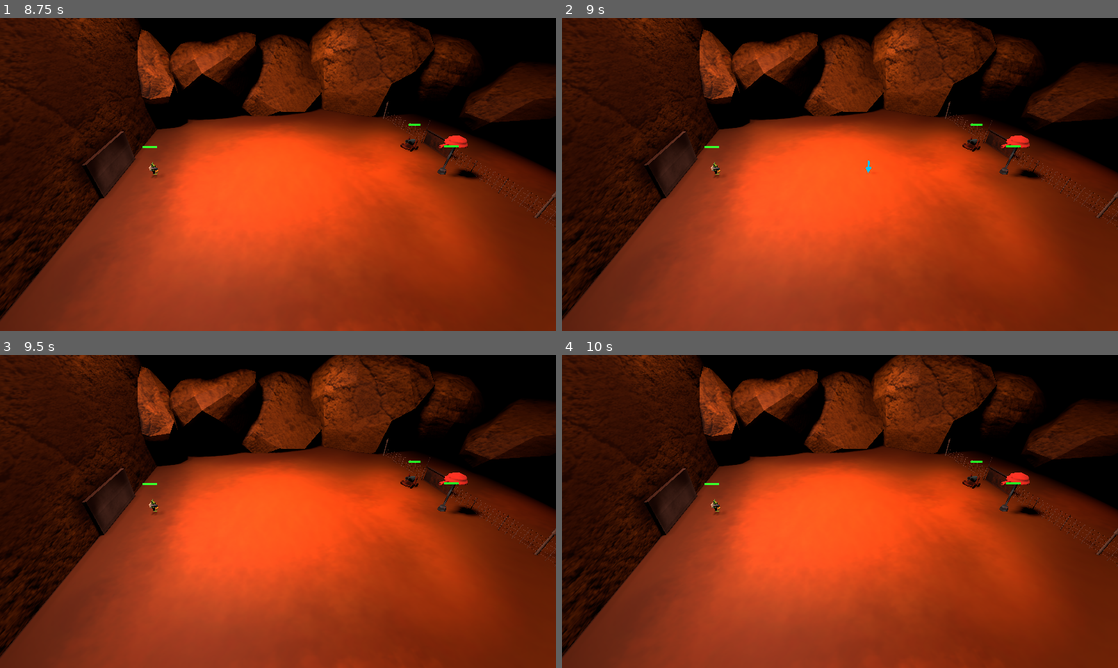
Above: before the commit, frames 1-4 (two rows, left to right).
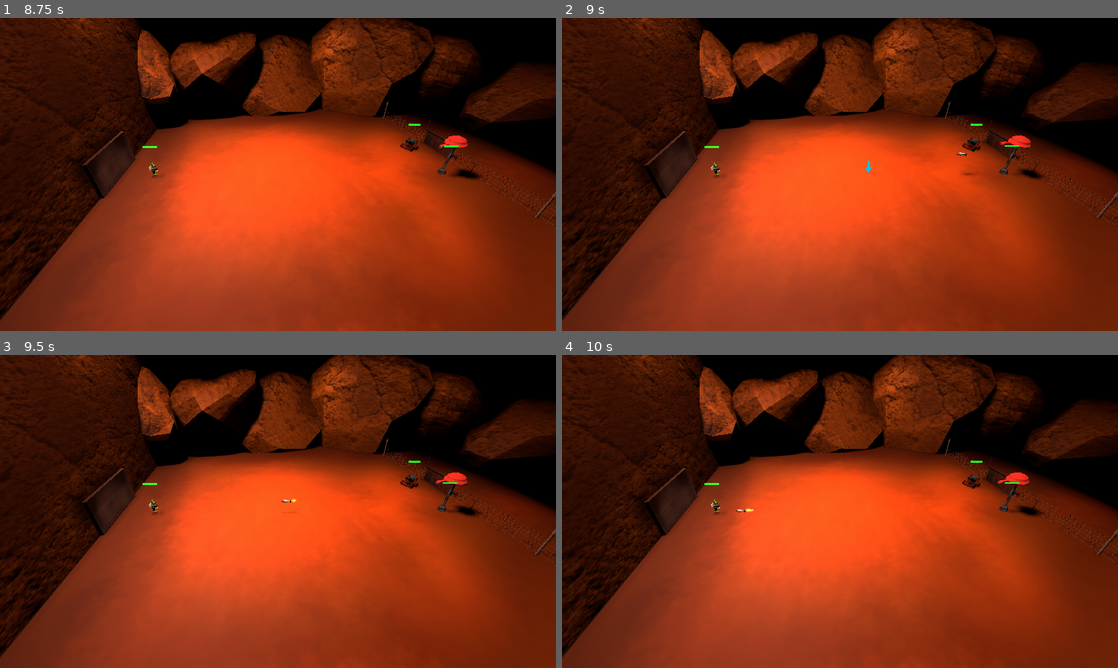
Above: after the commit, the same moments.

Repository: joaoapm/gameoff2020
Game: Godot game, scene res://scenes/Intro.tscn
The game is run twice, just before and just after one commit, with the same random seed, the same clock (stepped at 60 frames per second) and the same inputs. Video files are missing from this copy of the repository; at most half a second of black plays in their place.
Inputs (mouse positions are in pixels of both pictures, inside the frame that each line leads up to):
- Up to frame 1 (8.75 s): click "Start" at 0.5 s; click "Start" at 1.25 s; click "GO!" at 2 s; click "GO!" at 2.75 s; click "GO!" at 3.5 s; tap Enter at 4.25, 5.75, 7.25 s; move the mouse to (400, 158) at 4.27 s; click (400, 158) at 4.42 s; tap Space at 5, 6.5, 8 s; move the mouse to (166, 190) at 5.02 s; click (166, 190) at 5.17 s; move the mouse to (333, 105) at 5.77 s; click (333, 105) at 5.92 s; move the mouse to (250, 237) at 6.52 s; click (250, 237) at 6.67 s; move the mouse to (444, 221) at 7.27 s; click (444, 221) at 7.42 s; move the mouse to (111, 127) at 8.02 s; click (111, 127) at 8.17 s
- Up to frame 2 (9 s): move the mouse to (867, 174) at 8.77 s; click (867, 174) at 8.92 s
- Up to frame 3 (9.5 s): no input
- Up to frame 4 (10 s): move the mouse to (756, 433) at 9.52 s; click (756, 433) at 9.67 s

Frame 1 is identical in both runs. In frame 2, 0.1% of the frame differs, in the area x 70-85%, y 37-52%; in frame 3, less than 0.1%; in frame 4, less than 0.1%.

Commit message:
no message

Diff:
--- a/Implementacao/CourageousFred/script/Barrier.gd
+++ b/Implementacao/CourageousFred/script/Barrier.gd
@@ -1,6 +1,6 @@
 extends Spatial
 
-var hp:int = 6
+var hp:int = 5
 
 func init( point) -> void:
 	$ProgBar.setValueMax(hp)
--- a/Implementacao/CourageousFred/script/EnemyGenerator.gd
+++ b/Implementacao/CourageousFred/script/EnemyGenerator.gd
@@ -22,13 +22,13 @@
 
 	var timer = Timer.new()
 	timer.connect("timeout",self,"spawEnemy")
-	timer.set_wait_time(10)
+	timer.set_wait_time(7)
 	add_child(timer)
 	timer.start()
 
 	var timerAtack = Timer.new()
 	timerAtack.connect("timeout",self,"atack")
-	timerAtack.set_wait_time(5)
+	timerAtack.set_wait_time(2.5)
 	add_child(timerAtack)
 	timerAtack.start()
 
--- a/Implementacao/CourageousFred/util/SkillUtil.gd
+++ b/Implementacao/CourageousFred/util/SkillUtil.gd
@@ -33,7 +33,7 @@
 		elif id ==  Super.SKILLS.GER_GRANAD :
 			persoGer = Super.CHARACTERS.GRANADIER
 
-		Super.COOLDOWN.append({"id": character.idSkillCurrent, "time" : 10, "character": character})
+		Super.COOLDOWN.append({"id": character.idSkillCurrent, "time" : 13, "character": character})
 		Super.menuAction.showSubActions()
 		character.doAtack(point,true,"SoundHammer")
 		character.showAtackProgress(Super.COOLDOWN_SKILL)
@@ -50,7 +50,7 @@
 		character.idSkillCurrent = id
 		character.showRange(1)
 	else:
-		Super.COOLDOWN.append({"id": character.idSkillCurrent, "time" : 10, "character": character})
+		Super.COOLDOWN.append({"id": character.idSkillCurrent, "time" : 13, "character": character})
 		Super.menuAction.showSubActions()
 		character.doAtack(point,true,"SoundDig")
 		character.showAtackProgress(Super.COOLDOWN_SKILL)
Not shown: 2 places in Implementacao/CourageousFred/scenes/Intro.tscn that only renumber resources
